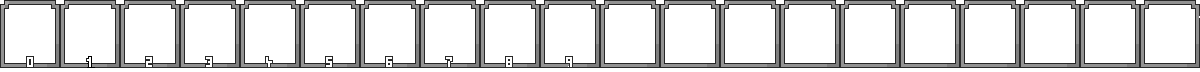
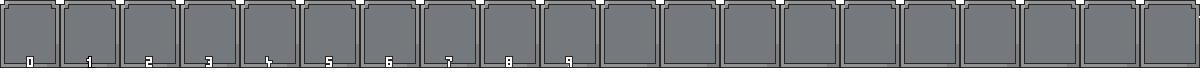
Layer changes from the first 1200 × 72 image to the second:
added layer "Pasted Layer #1" (76%) above "Pasted Layer" over box(5, 5, 1195, 63)
